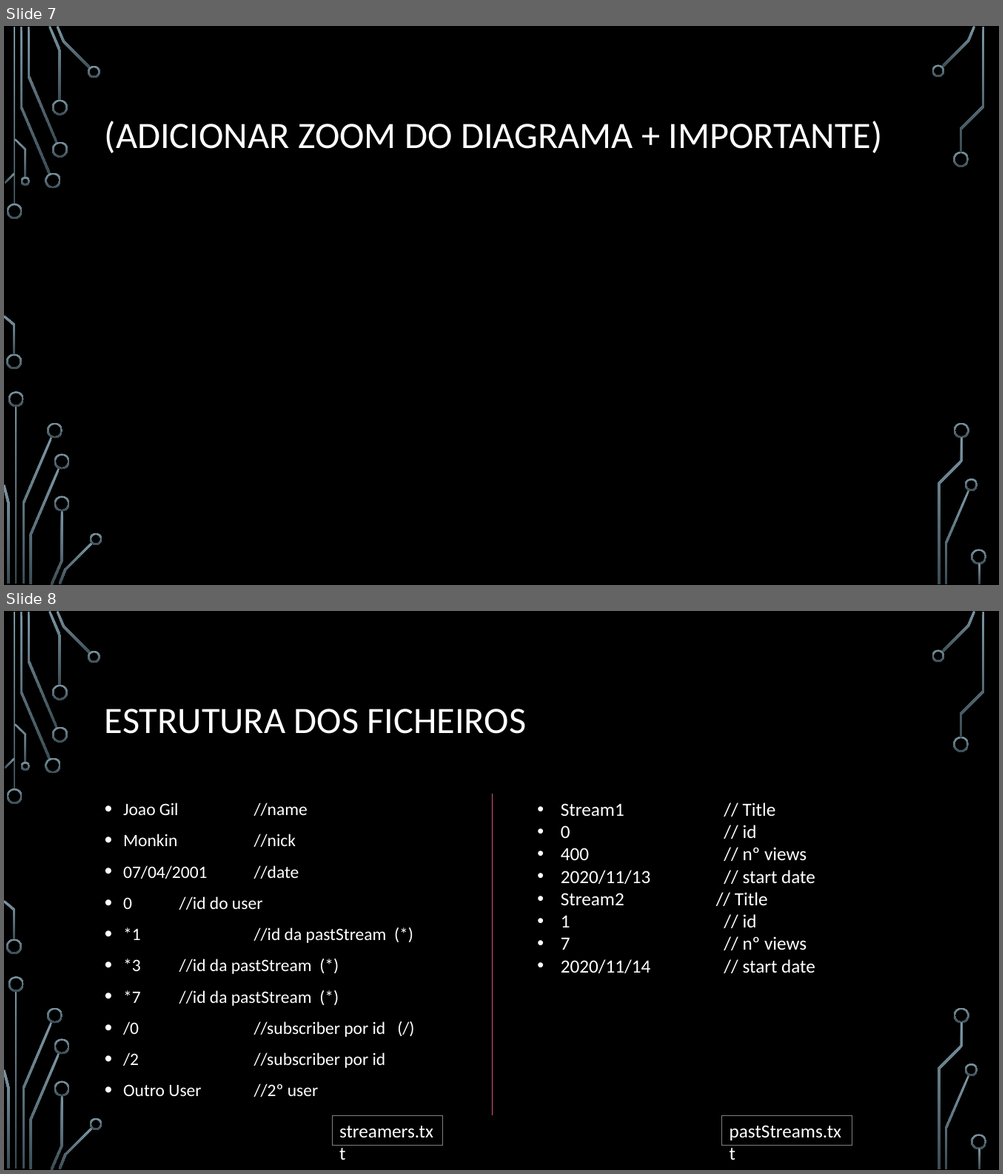
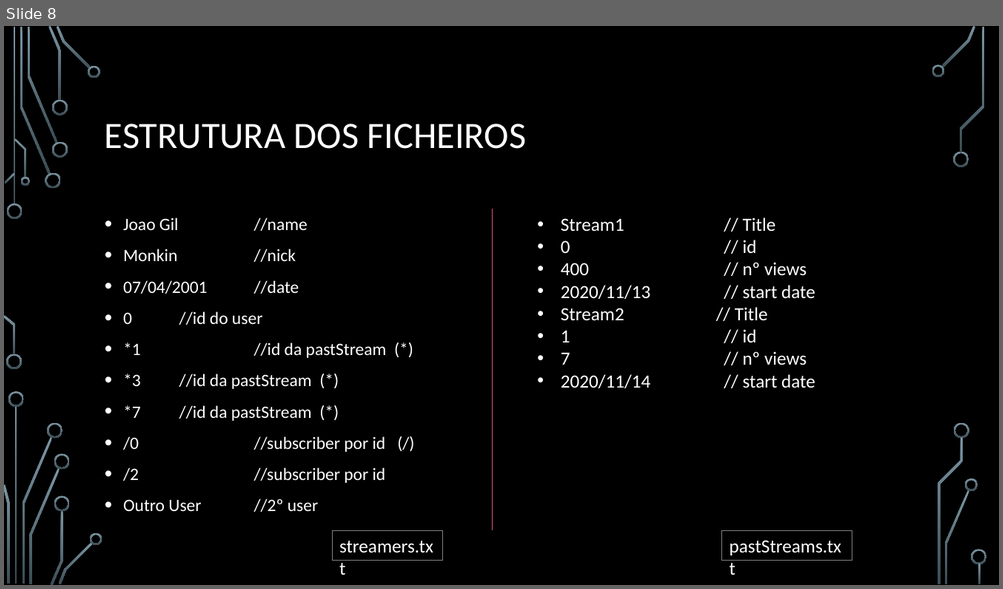
Before and after one commit to BrunoRosendo/StreamZ-AEDA-proj-, a slide deck: StreamZ.pptx. Shown one above the other, each under a label of ours: slides 7 and 8 before the commit, slide 8 after it. The pictures are 1003x1174 and 1003x589 pixels, drawn with LibreOffice and Linux fonts; fonts in the diff are those of the drawing; background and template pictures are left out. Boxes give left, top, right and bottom in pixels: in the first picture for what was removed or moved away, otherwise in the second. Text is boxed around its words. In the diff, an @@ line names an element or a change of style, - is before the commit and + after.

```diff
--- a/StreamZ.pptx
+++ b/StreamZ.pptx
@@ slide 7 removed at bbox=[4, 26, 999, 585], background picture (left out); not listed: 36 template elements that a slide beside it also shows @@
@@ title removed at bbox=[105, 121, 882, 153] @@
-(ADICIONAR ZOOM DO DIAGRAMA + IMPORTANTE)
```
Also in this commit, not shown: 13 slides changed, 3 slides added, 6 other slides removed.
